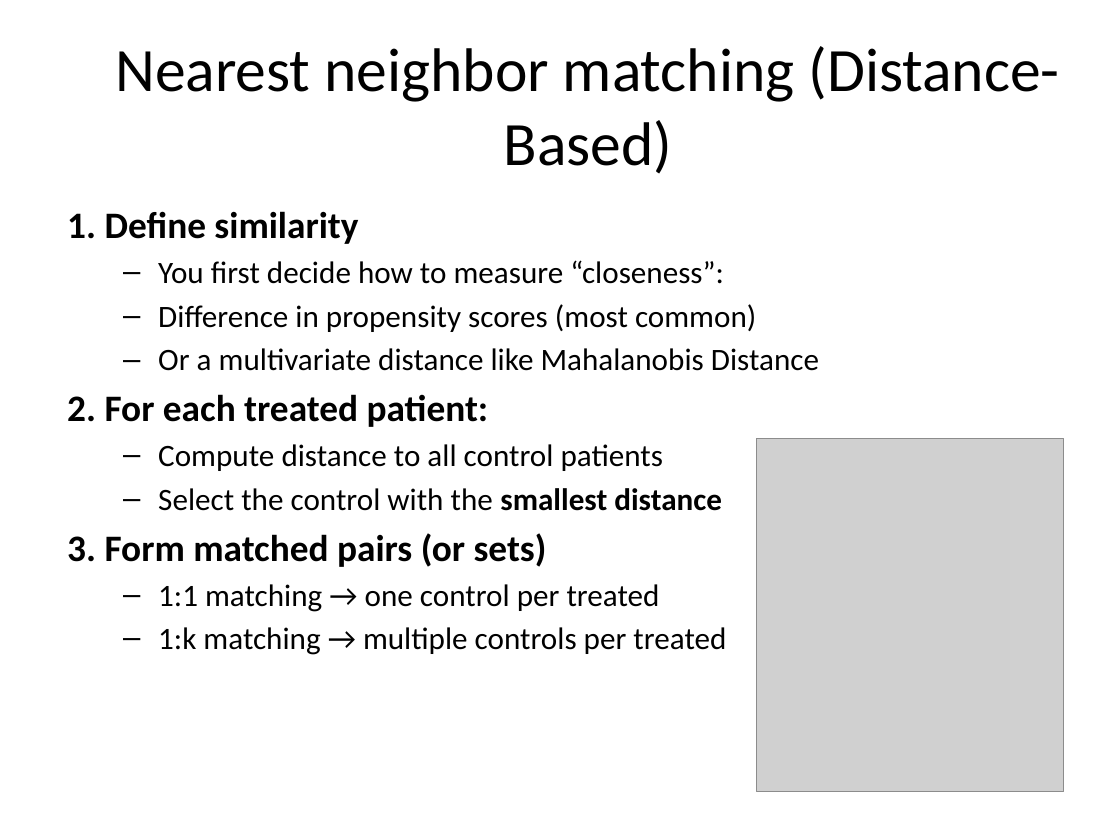
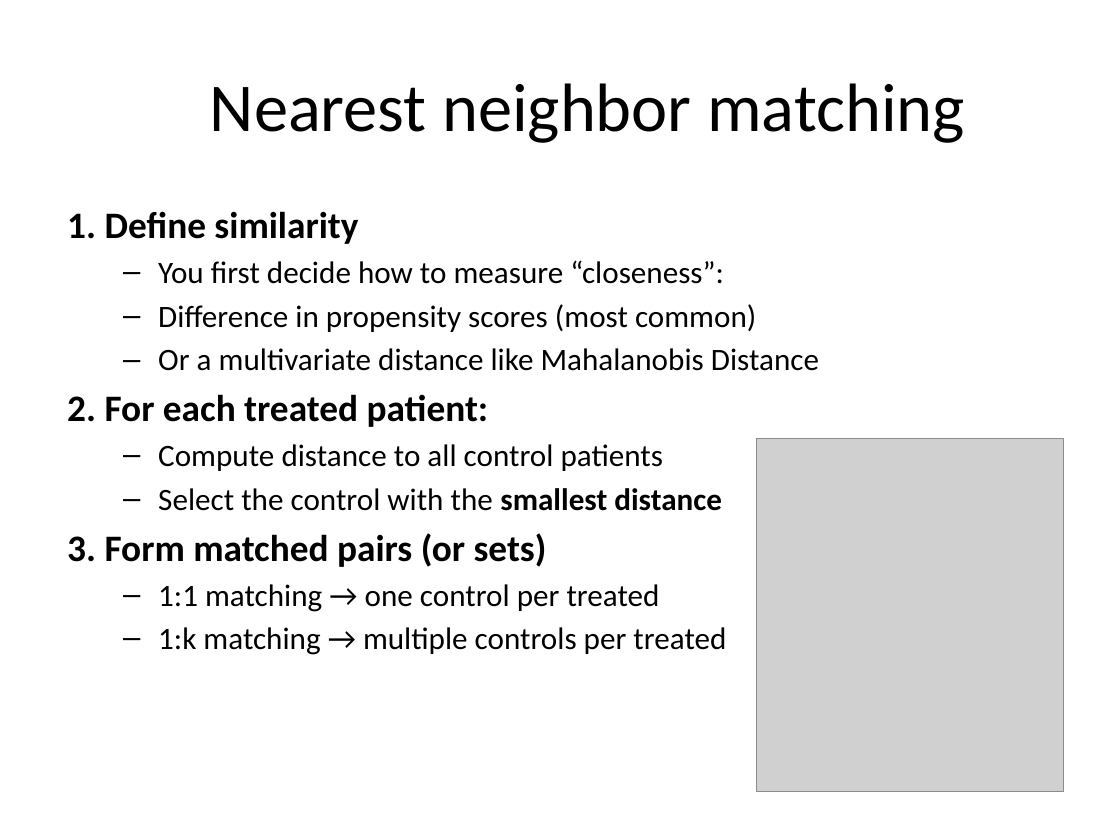
Before and after one commit to cartercompbio/PSTP_bootcamp_2026, a slide deck: slide 11 of Modules/Day_5/MatchingAlgorithms_Lecture.pptx (slide 8 before the commit). Drawn at 1120x840 pixels with LibreOffice and Linux fonts; fonts in the diff are those of the drawing; grey boxes stand for pictures. Boxes give left, top, right and bottom in pixels: in the first picture for what was removed or moved away, otherwise in the second. Text is boxed around its words. In the diff, an @@ line names an element or a change of style, - is before the commit and + after.

```diff
--- a/Modules/Day_5/MatchingAlgorithms_Lecture.pptx
+++ b/Modules/Day_5/MatchingAlgorithms_Lecture.pptx
@@ title at (210,83,965,143): text changed; size 39.6 to 44 pt @@
-Nearest neighbor matching (Distance-Based)
+Nearest neighbor matching
```
Also in this commit, not shown: 7 other slides changed, 3 slides added.
